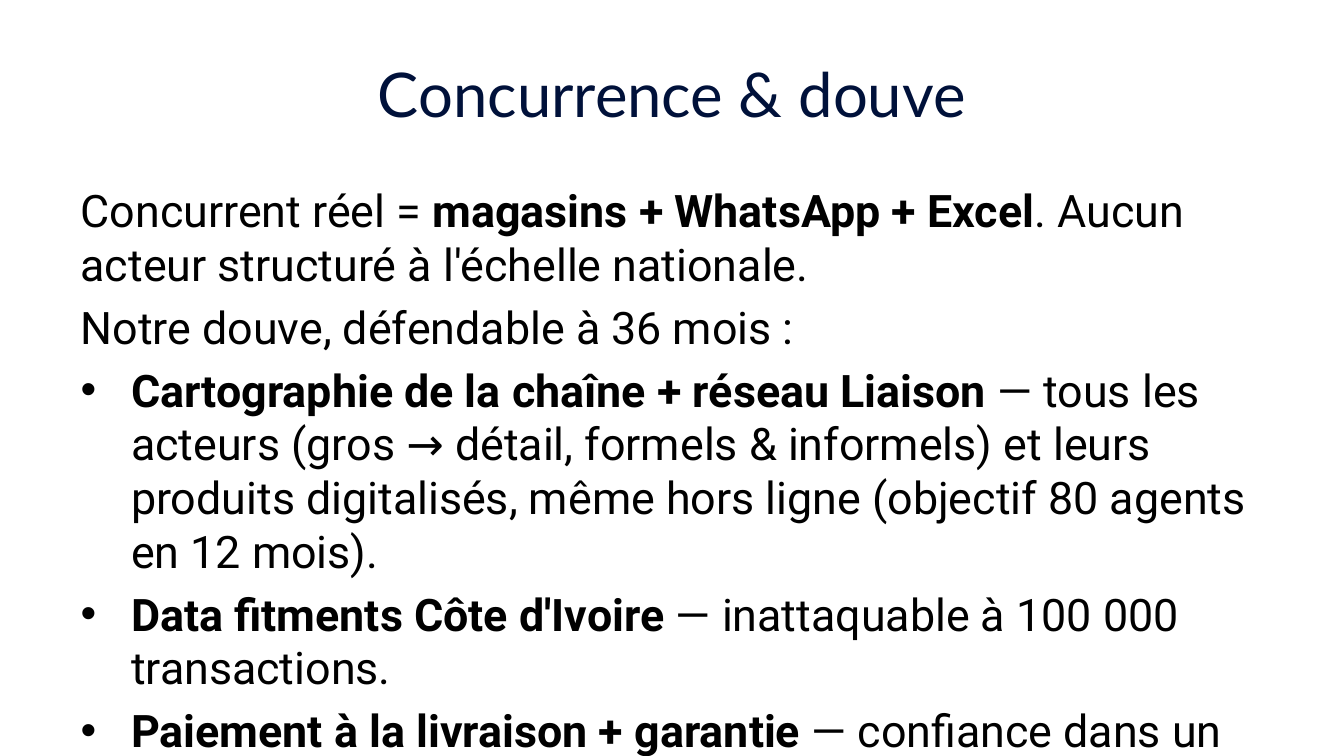
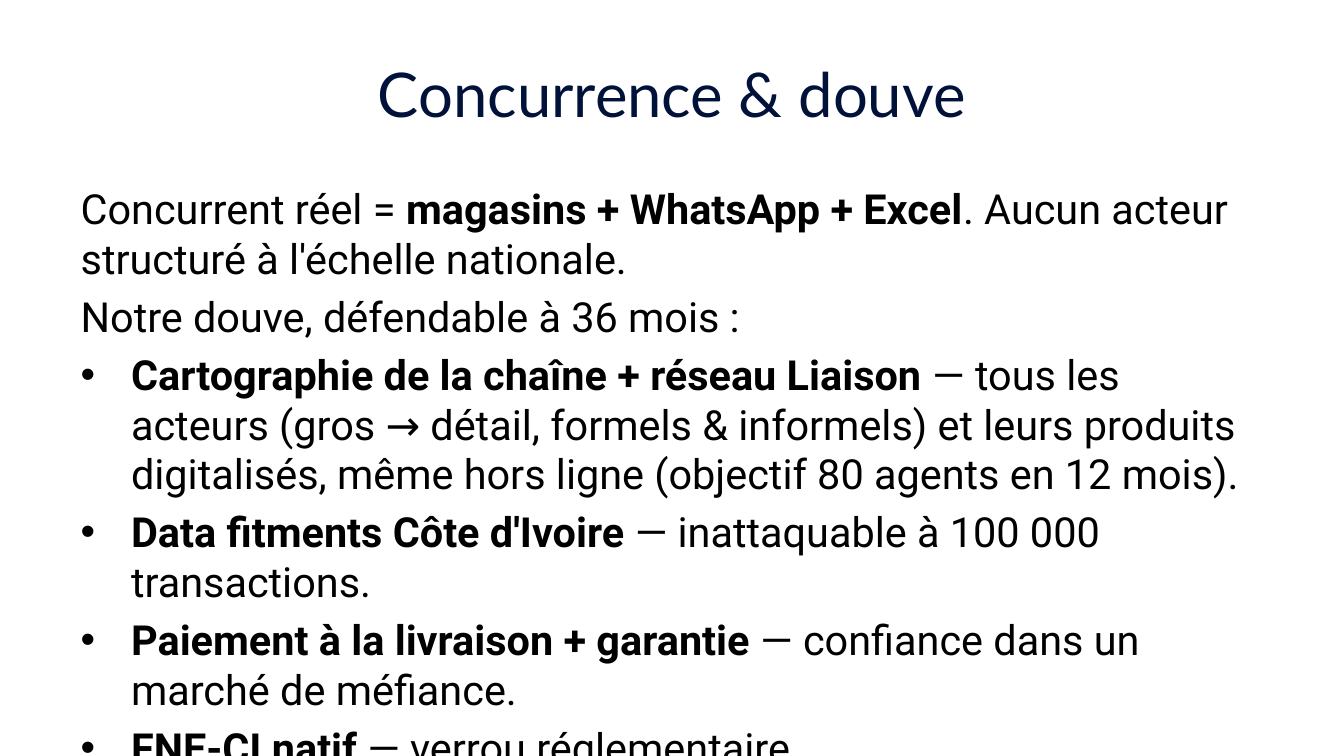
Before and after one commit to Fefer79/pieces, a slide deck: slide 11 of docs/pitch-deck-pieces-2026-06.pptx. Drawn at 1344x756 pixels with LibreOffice and Linux fonts; fonts in the diff are those of the drawing. Boxes give left, top, right and bottom in pixels: in the first picture for what was removed or moved away, otherwise in the second. Text is boxed around its words. In the diff, an @@ line names an element or a change of style, - is before the commit and + after.

```diff
--- a/docs/pitch-deck-pieces-2026-06.pptx
+++ b/docs/pitch-deck-pieces-2026-06.pptx
@@ text "Concurrent réel = magasins + ..." at (81, 193, 1239, 664): size 24 to 22.2 pt @@
```
Also in this commit, not shown: 10 other slides changed, 1 slide added, 1 slide removed.
